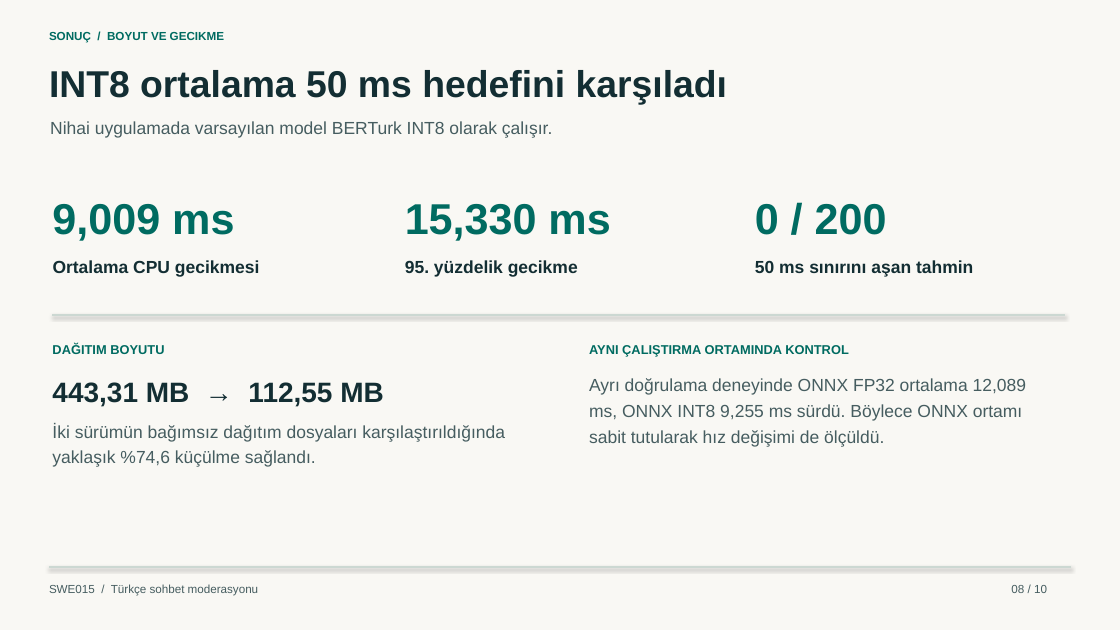
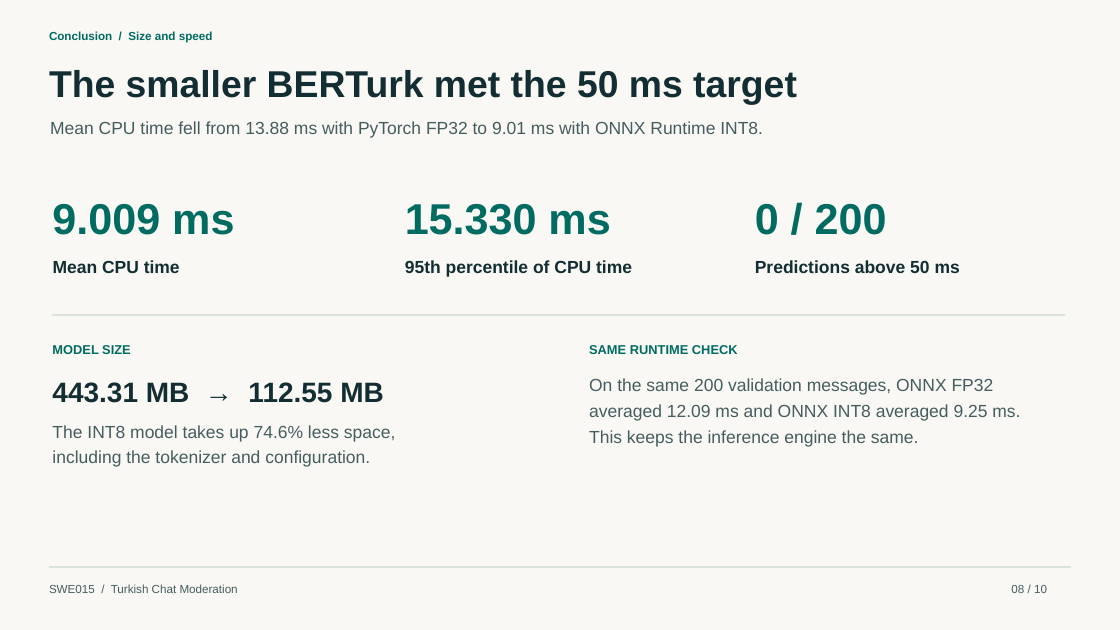
Before and after one commit to MuhammedSaidTosun/swe015-turkce-moderasyon, a slide deck: slide 8 of docs/SWE015_Turkce_Moderasyon_Sunum.pptx. Drawn at 1120x630 pixels with LibreOffice and Linux fonts; fonts in the diff are those of the drawing. Boxes give left, top, right and bottom in pixels: in the first picture for what was removed or moved away, otherwise in the second. Text is boxed around its words. In the diff, an @@ line names an element or a change of style, - is before the commit and + after.

Commit message:
Translate the moderation app and slides into English and add speaking scripts

```diff
--- a/docs/SWE015_Turkce_Moderasyon_Sunum.pptx
+++ b/docs/SWE015_Turkce_Moderasyon_Sunum.pptx
@@ rectangle at box(0, 0, 1120, 630): shadow off @@
@@ text at box(49, 31, 213, 43): text changed @@
-SONUÇ / BOYUT VE GECIKME
+Conclusion / Size and speed
@@ text at box(49, 70, 797, 105): text changed @@
-INT8 ortalama 50 ms hedefini karşıladı
+The smaller BERTurk met the 50 ms target
@@ text at box(50, 121, 763, 138): text changed @@
-Nihai uygulamada varsayılan model BERTurk INT8 olarak çalışır.
+Mean CPU time fell from 13.88 ms with PyTorch FP32 to 9.01 ms with ONNX Runtime INT8.
@@ text at box(52, 204, 234, 235): text changed @@
-9,009 ms
+9.009 ms
@@ text at box(405, 204, 610, 235): text changed @@
-15,330 ms
+15.330 ms
@@ text at box(53, 260, 180, 273): text changed @@
-Ortalama CPU gecikmesi
+Mean CPU time
@@ text at box(405, 260, 632, 277): text changed @@
-95. yüzdelik gecikme
+95th percentile of CPU time
@@ text at box(755, 260, 960, 273): text changed @@
-50 ms sınırını aşan tahmin
+Predictions above 50 ms
@@ text at box(52, 345, 131, 354): text changed @@
-DAĞITIM BOYUTU
+MODEL SIZE
@@ text at box(589, 345, 738, 354): text changed @@
-AYNI ÇALIŞTIRMA ORTAMINDA KONTROL
+SAME RUNTIME CHECK
@@ text at box(52, 382, 384, 403): text changed @@
-443,31 MB → 112,55 MB
+443.31 MB → 112.55 MB
@@ text at box(589, 378, 994, 395): text changed @@
-Ayrı doğrulama deneyinde ONNX FP32 ortalama 12,089
+On the same 200 validation messages, ONNX FP32
@@ text at box(589, 404, 1020, 421): text changed @@
-ms, ONNX INT8 9,255 ms sürdü. Böylece ONNX ortamı
+averaged 12.09 ms and ONNX INT8 averaged 9.25 ms.
@@ text at box(52, 425, 396, 442): text changed @@
-İki sürümün bağımsız dağıtım dosyaları karşılaştırıldığında
+The INT8 model takes up 74.6% less space,
@@ text at box(589, 430, 919, 447): text changed @@
-sabit tutularak hız değişimi de ölçüldü.
+This keeps the inference engine the same.
@@ text at box(52, 450, 370, 467): text changed @@
-yaklaşık %74,6 küçülme sağlandı.
+including the tokenizer and configuration.
@@ text at box(49, 584, 238, 593): text changed @@
-SWE015 / Türkçe sohbet moderasyonu
+SWE015 / Turkish Chat Moderation
```
Also in this commit, not shown: 8 other slides changed, 1 slide added, 1 slide removed, 5 other files.
